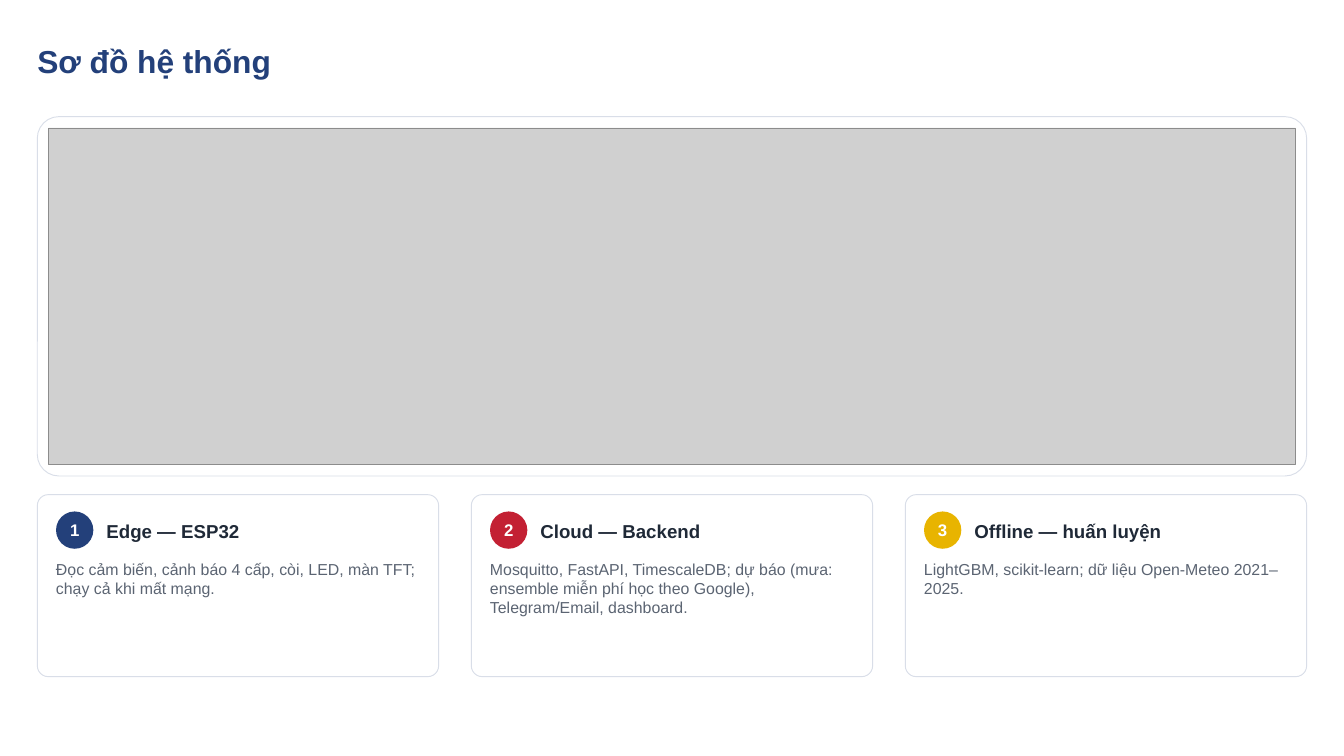
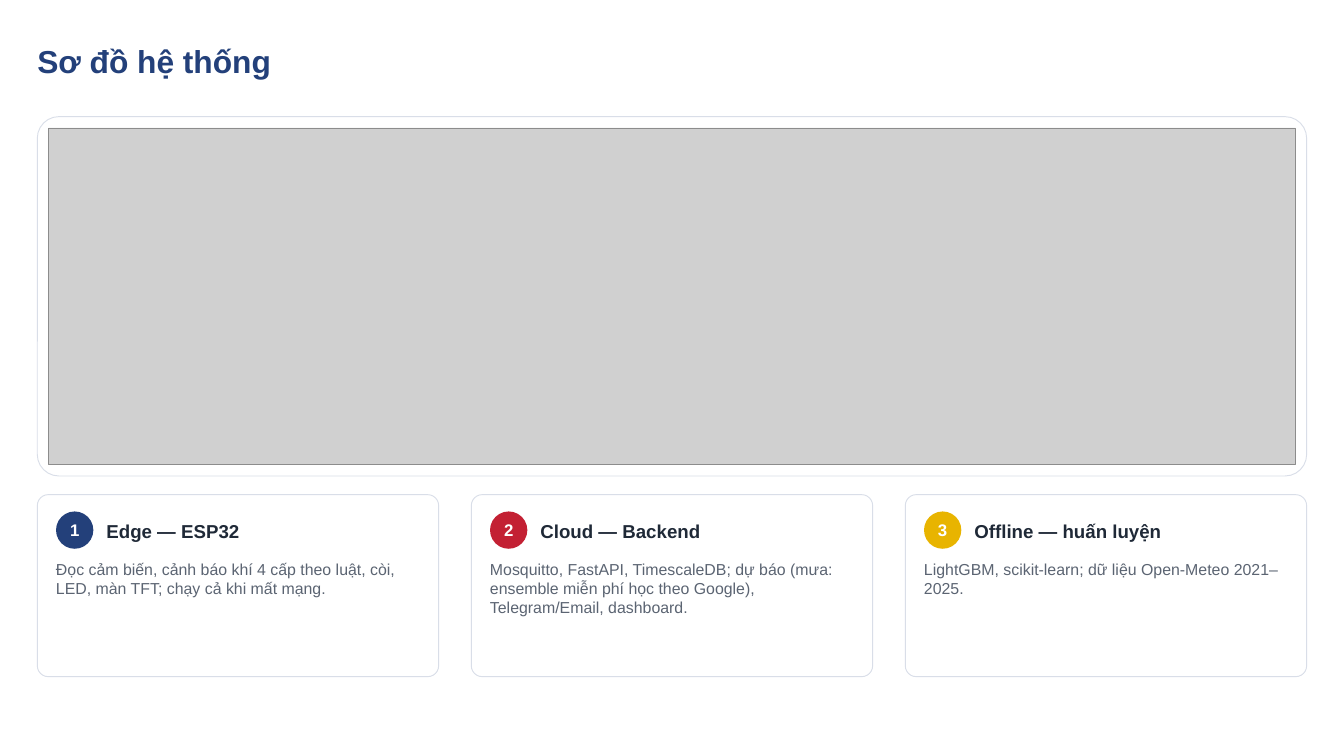
Before and after one commit to danhle396/pythonnhung, a slide deck: slide 4 of docs/report/VKU_SLIDE_Newbie.pptx. Drawn at 1344x756 pixels with LibreOffice and Linux fonts; fonts in the diff are those of the drawing; grey boxes stand for pictures; background and template pictures are left out. Boxes give left, top, right and bottom in pixels: in the first picture for what was removed or moved away, otherwise in the second. Text is boxed around its words. In the diff, an @@ line names an element or a change of style, - is before the commit and + after.

Commit message:
Bỏ mô hình AI cho khí: cảnh báo khí chỉ còn luật 4 cấp; cập nhật sơ đồ, slide, tài liệu

```diff
--- a/docs/report/VKU_SLIDE_Newbie.pptx
+++ b/docs/report/VKU_SLIDE_Newbie.pptx
@@ text at (56, 563, 395, 598): text changed @@
-Đọc cảm biến, cảnh báo 4 cấp, còi, LED, màn TFT; chạy cả khi mất mạng.
+Đọc cảm biến, cảnh báo khí 4 cấp theo luật, còi, LED, màn TFT; chạy cả khi mất mạng.
```
Also in this commit, not shown: 1 other slide changed, 48 other files.
